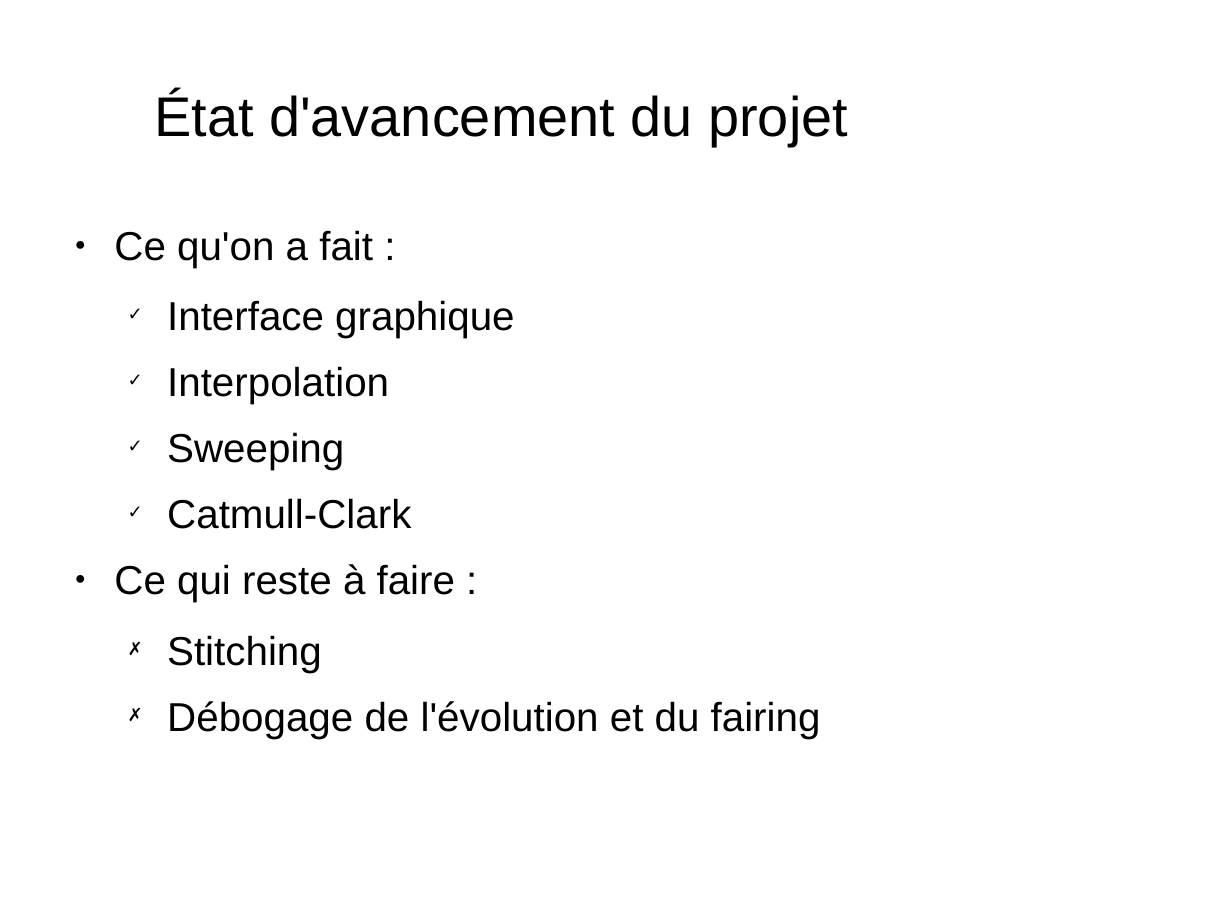
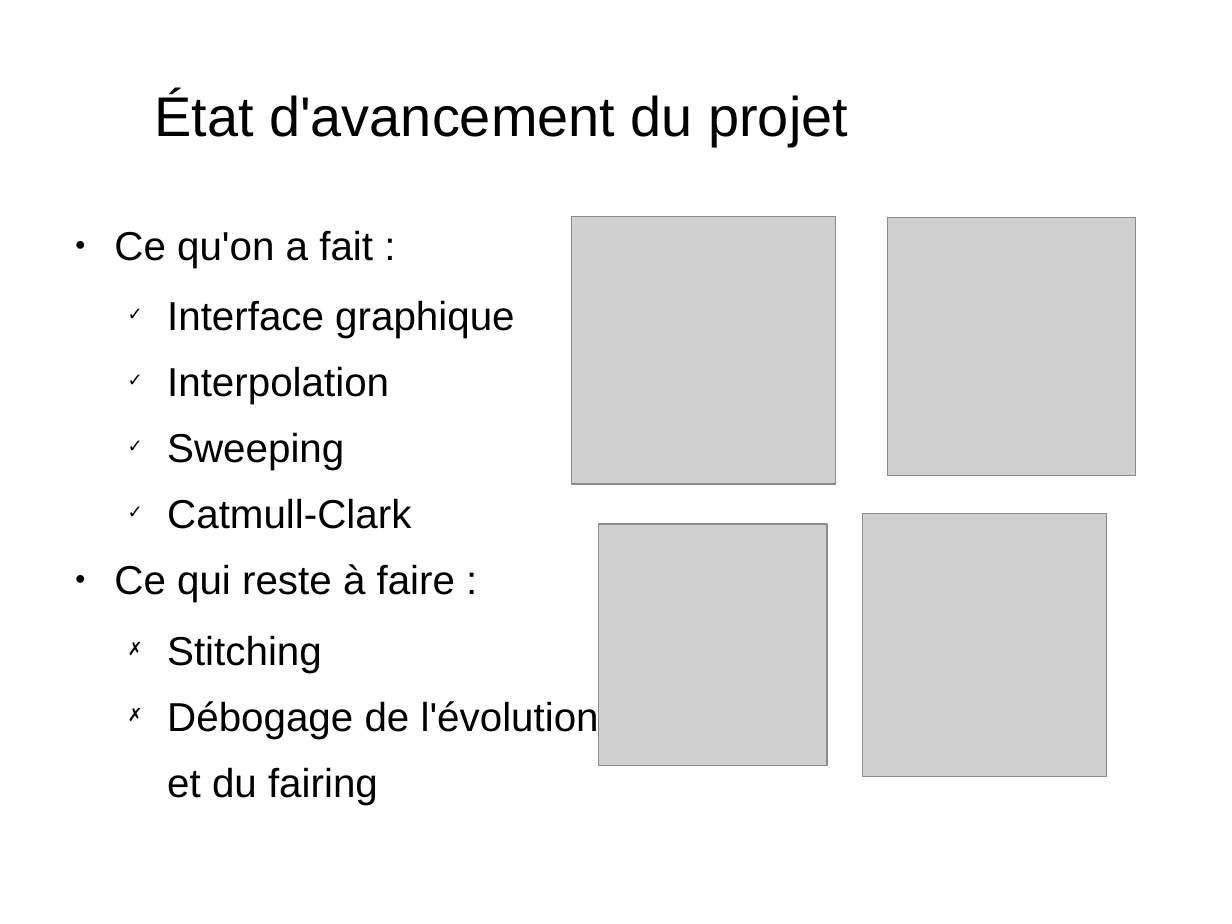
Before and after one commit to juliendvl/modeleur-bmesh, a slide deck: slide 10 of SCHEME/diapos_scheme.odp. Drawn at 1232x924 pixels with LibreOffice and Linux fonts; fonts in the diff are those of the drawing; grey boxes stand for pictures; background and template pictures are left out. Boxes give left, top, right and bottom in pixels: in the first picture for what was removed or moved away, otherwise in the second. Text is boxed around its words. In the diff, an @@ line names an element or a change of style, - is before the commit and + after.

```diff
--- a/SCHEME/diapos_scheme.odp
+++ b/SCHEME/diapos_scheme.odp
@@ picture added at bbox=[571, 217, 836, 484] @@
@@ picture added at bbox=[888, 218, 1135, 475] @@
@@ picture added at bbox=[598, 524, 827, 766] @@
@@ picture added at bbox=[863, 513, 1108, 776] @@
@@ text at bbox=[167, 699, 599, 805]: text changed @@
-  ✗ Débogage de l'évolution et du fairing
+  ✗ Débogage de l'évolution
+  et du fairing
```
Also in this commit, not shown: 4 other files.
